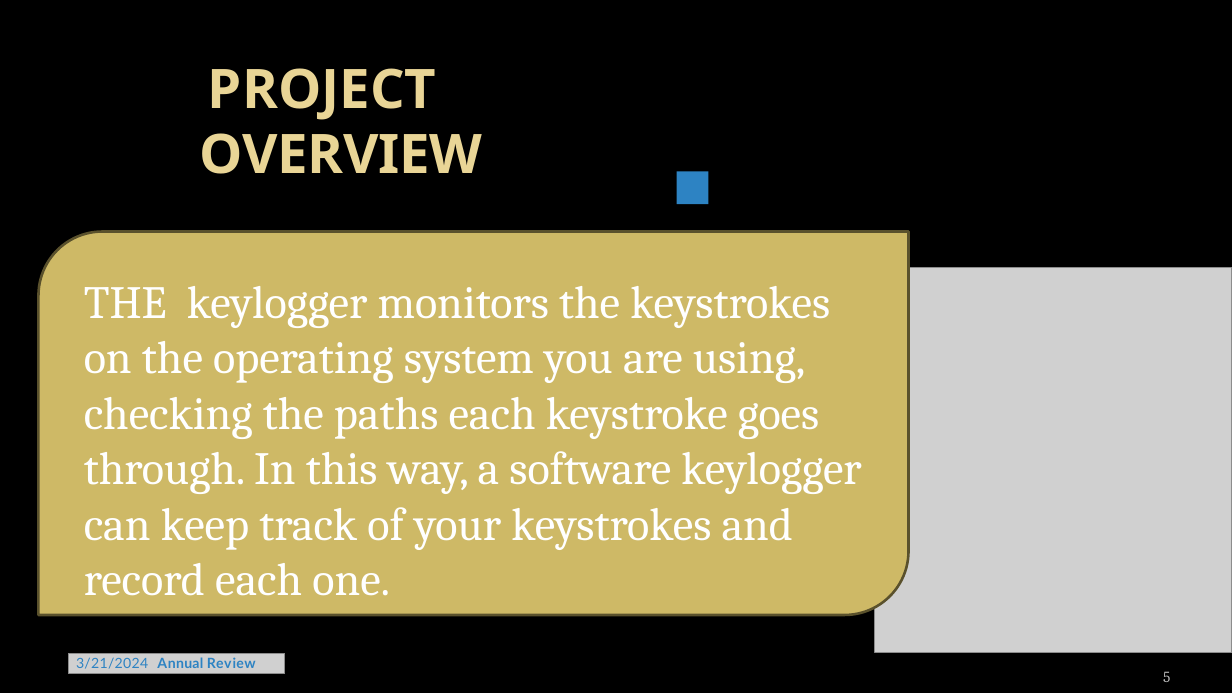
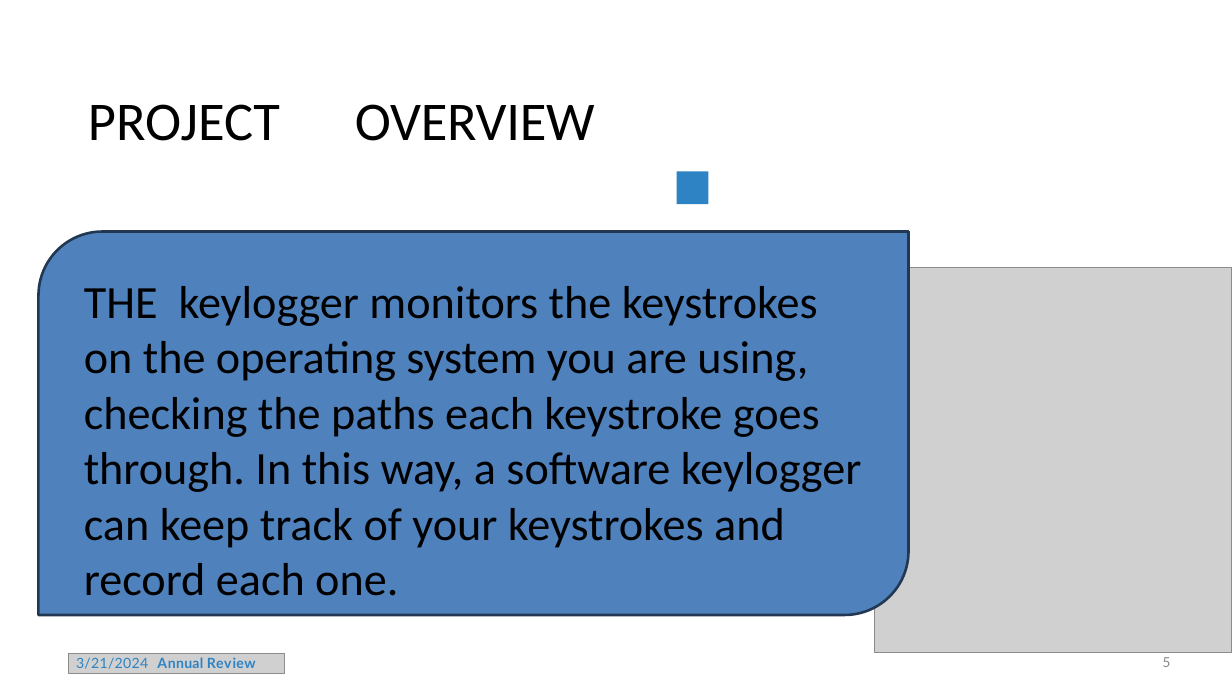
Before and after one commit to madeenavali/keyloger, a slide deck: slide 5 of Template_Presentation_Students.pptx. Drawn at 1232x693 pixels with LibreOffice and Linux fonts; fonts in the diff are those of the drawing; grey boxes stand for pictures; background and template pictures are left out. Boxes give left, top, right and bottom in pixels: in the first picture for what was removed or moved away, otherwise in the second. Text is boxed around its words. In the diff, an @@ line names an element or a change of style, - is before the commit and + after.

```diff
--- a/Template_Presentation_Students.pptx
+++ b/Template_Presentation_Students.pptx
@@ background picture (left out) to #FFFFFF @@
@@ title "PROJECT OVERVIEW" at (88, 104, 595, 141): font Noto Sans to Calibri, text colour gradient #EAD696 to #E7D081 to #000000, bold off @@
@@ round diag rect at (39, 232, 909, 616): fill #CEB966 to #4F81BD; outline #5A512D 2 pt to #233953 2 pt @@
@@ text "THE keylogger monitors the keystrokes ..." at (84, 286, 862, 596): font Cambria to Calibri, text colour #FFFFFF to #000000 @@
@@ page number: place and size @@
-page number at (1163, 671, 1170, 682)
+page number at (1163, 657, 1171, 667)
@@ page number at (1163, 657, 1171, 667): font Cambria to Calibri, text colour #BDBDBD to #8C8C8C; vertical alignment bottom to middle @@
```
Also in this commit, not shown: 10 other slides changed.
